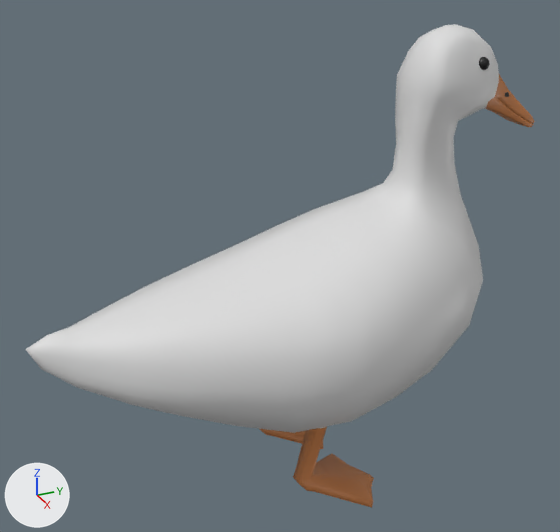
What one commit did to the Blender file Duck Feeding Game.blend.
Both versions are drawn from a camera (50 mm lens) standing at (0.741, -0.406, 0.409) and looking at (-0.014, -0.067, 0.032). Every picture has the same lights, and +X, +Y and +Z are marked at lower left.

Script lines for the objects in view, before the commit:
```python
me_cube_006 = bpy.data.meshes.new('Cube.006')
me_cube_006.from_pydata(...)  # 1644 vertices, 1676 faces; spans x -0.145..0.145, y -0.361..0.262, z -0.255..0.295
me_cube_006.polygons.foreach_set('use_smooth', [True] * 1676)
me_cube_006.materials.append(mat_duck_03)  # picture img_duck_03_png
ob_model_001 = bpy.data.objects.new('model.001', me_cube_006)
ob_model_001.location = (0.0, 0.0, 0.0)
```
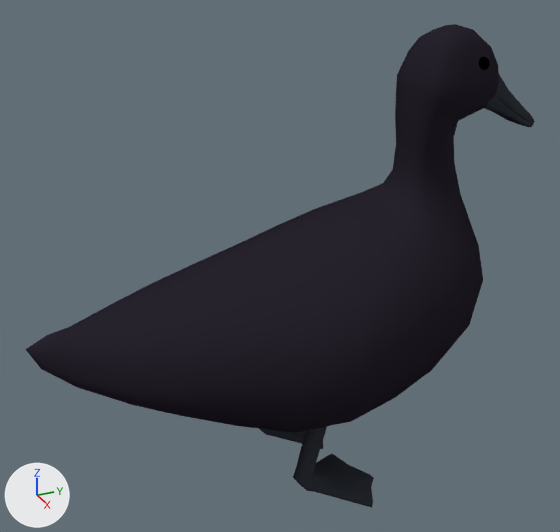
Where the change shows, as pixel boxes [x1, y1, x2, y2] in the pictures (560 x 532 px):
'model.001', recoloured (white to black)
    both: [26, 24, 534, 508]

The change, as a list of edits to the scene's bpy script:
```text
Add img_duck_05:
    img_duck_05 = load_image('duck_05', 'Assets/Textures/Ducks/duck_05.png', 1024, 1024, 'sRGB')
Add mat_duck_05:
    mat_duck_05 = principled_material('duck_05')
    mat_duck_05.texture = img_duck_05
    mat_duck_05.specular_ior_level = 0.0
Change me_cube_006:
    where me_cube_006.from_pydata(...)  # 1644 vertices, 1676 faces; spans x -0.145..0.145, y -0.361..0.262, z -0.255..0.295
    remove me_cube_006.materials.append(mat_duck_03)  # picture img_duck_03_png
    add me_cube_006.materials.append(mat_duck_05)  # picture img_duck_05
```
